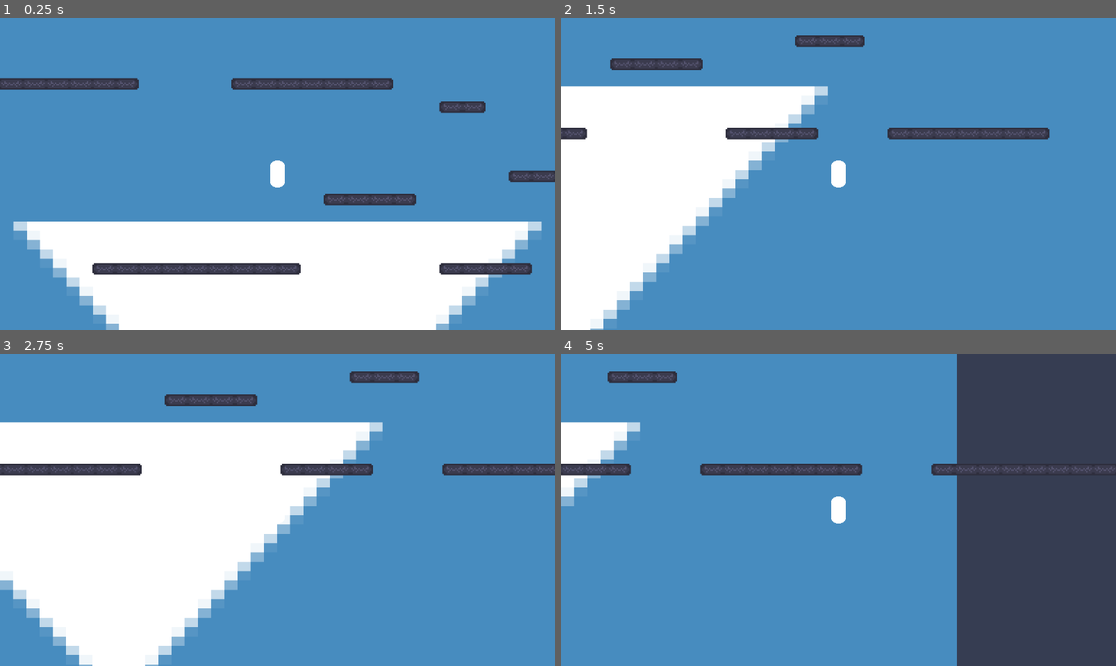
Above: before the commit, frames 1-4 (two rows, left to right).
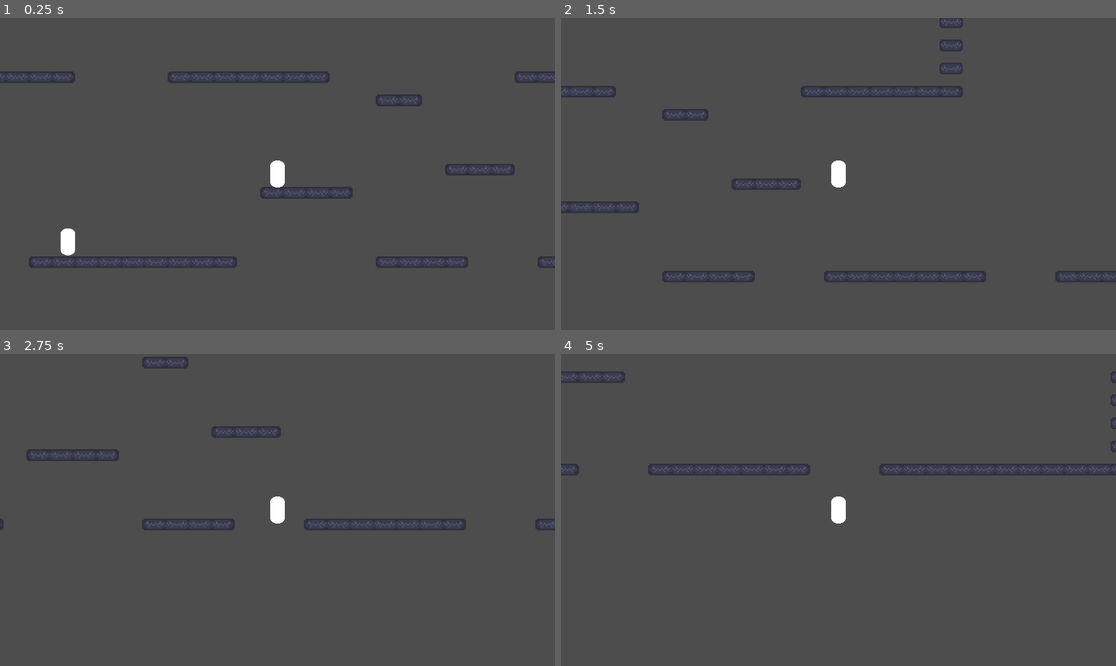
Above: after the commit, the same moments.

Repository: Gnoga05/BrackeysJamGame
Game: Godot game, scene res://Scenes/game_scene.tscn
The game is run twice, just before and just after one commit, with the same random seed, the same clock (stepped at 60 frames per second) and the same inputs. The engine's default icon, where the game draws it, is replaced by a stand-in: a white triangle on a blue panel in a dark square.
Inputs:
- Up to frame 1 (0.25 s): no input
- Up to frame 2 (1.5 s): hold D (right) from 0.53 s (still down); tap Space (jump) at 0.77 s
- Up to frame 3 (2.75 s): tap Space (jump) at 1.52 s; release D (right) at 2.03 s; hold A (left) from 2.03 s (still down)
- Up to frame 4 (5 s): release A (left) at 2.78 s; hold D (right) 2.78-4.28 s; tap Space (jump) at 3.02, 3.77, 4.52 s; hold A (left) from 4.28 s (still down)

The runs differ from the first frame. In frame 1, 96% of the frame differs, in the area x 0-100%, y 0-100%; in frame 2, 98%; in frame 3, 98%; in frame 4, 70%.

Commit message:
Enemy movement and player detection

Diff:
--- /dev/null
+++ b/game-brackeys-jam/Scenes/Characters/enemy.gd
@@ -0,0 +1,46 @@
+extends CharacterBody2D
+
+@export var speed: float = 80.0
+@export var pause_time: float = 1.5
+@export var damage: int = 10
+
+# Patrol bounds
+@export var min_x: float = 0.0
+@export var max_x: float = 200.0
+
+var direction: int = 1
+var is_paused: bool = false
+var pause_timer: float = 0.0
+
+@onready var ground_check: RayCast2D = $GroundCheck
+@onready var vision_area: Area2D = $VisionArea
+
+func _ready() -> void:
+	vision_area.body_entered.connect(_on_body_entered)
+
+func _physics_process(delta: float) -> void:
+	if is_paused:
+		pause_timer -= delta
+		if pause_timer <= 0.0:
+			is_paused = false
+			direction *= -1
+			vision_area.scale.x = direction
+		return
+
+	# Move
+	velocity.x = direction * speed
+	move_and_slide()
+
+	# Check patrol bounds
+	if (direction == 1 and global_position.x >= max_x) or (direction == -1 and global_position.x <= min_x):
+		_start_pause()
+
+func _start_pause() -> void:
+	is_paused = true
+	pause_timer = pause_time
+	velocity.x = 0
+
+
+func _on_body_entered(body: Node) -> void:
+	if body.is_in_group("Player"):
+		print("player found")
--- a/game-brackeys-jam/Scenes/Characters/enemy.tscn
+++ b/game-brackeys-jam/Scenes/Characters/enemy.tscn
@@ -1,3 +1,34 @@
-[gd_scene format=3 uid="uid://d4i5ukpt4mqw6"]
+[gd_scene load_steps=5 format=3 uid="uid://d4i5ukpt4mqw6"]
 
-[node name="Enemy" type="Node2D"]
+[ext_resource type="Script" uid="uid://e726fef5bs4k" path="res://Scenes/Characters/enemy.gd" id="1_lsx3x"]
+
+[sub_resource type="CapsuleMesh" id="CapsuleMesh_j51ow"]
+radius = 0.25
+height = 1.25
+
+[sub_resource type="CapsuleShape2D" id="CapsuleShape2D_lsx3x"]
+radius = 5.0
+height = 18.0
+
+[sub_resource type="RectangleShape2D" id="RectangleShape2D_b1c4r"]
+size = Vector2(146, 10)
+
+[node name="Enemy" type="CharacterBody2D"]
+script = ExtResource("1_lsx3x")
+
+[node name="Mesh" type="MeshInstance2D" parent="."]
+position = Vector2(-4.76837e-07, 2.38419e-06)
+scale = Vector2(20, 15)
+mesh = SubResource("CapsuleMesh_j51ow")
+
+[node name="Collider" type="CollisionShape2D" parent="."]
+shape = SubResource("CapsuleShape2D_lsx3x")
+
+[node name="VisionArea" type="Area2D" parent="."]
+
+[node name="CollisionShape2D" type="CollisionShape2D" parent="VisionArea"]
+position = Vector2(73, 0)
+shape = SubResource("RectangleShape2D_b1c4r")
+
+[node name="GroundCheck" type="RayCast2D" parent="."]
+target_position = Vector2(5, 14)
--- a/game-brackeys-jam/Scenes/Characters/player.tscn
+++ b/game-brackeys-jam/Scenes/Characters/player.tscn
@@ -13,7 +13,7 @@
 [sub_resource type="RectangleShape2D" id="RectangleShape2D_3etf2"]
 size = Vector2(28, 20)
 
-[node name="Player" type="CharacterBody2D"]
+[node name="Player" type="CharacterBody2D" groups=["Player"]]
 script = ExtResource("1_y0qk3")
 
 [node name="Mesh" type="MeshInstance2D" parent="."]
--- a/game-brackeys-jam/Scenes/Levels/level_1.tscn
+++ b/game-brackeys-jam/Scenes/Levels/level_1.tscn
@@ -28,6 +28,7 @@
 position = Vector2(-100, 54)
 
 [node name="TempBackground" type="MeshInstance2D" parent="."]
+visible = false
 position = Vector2(0, 72)
 scale = Vector2(1168.5, 825.5)
 mesh = SubResource("QuadMesh_4dpyx")
--- a/game-brackeys-jam/Scenes/game_scene.tscn
+++ b/game-brackeys-jam/Scenes/game_scene.tscn
@@ -1,6 +1,7 @@
-[gd_scene load_steps=3 format=3 uid="uid://ct2tvtqia7jpl"]
+[gd_scene load_steps=4 format=3 uid="uid://ct2tvtqia7jpl"]
 
 [ext_resource type="PackedScene" uid="uid://cu75qyperduxj" path="res://Scenes/Levels/level_1.tscn" id="1_x87qo"]
+[ext_resource type="PackedScene" uid="uid://d4i5ukpt4mqw6" path="res://Scenes/Characters/enemy.tscn" id="2_6h5vk"]
 [ext_resource type="PackedScene" uid="uid://dimwcchxbkrbq" path="res://Scenes/Characters/player.tscn" id="2_b6fju"]
 
 [node name="GameScene" type="Node2D"]
@@ -13,4 +14,10 @@
 
 [node name="Enemies" type="Node" parent="."]
 
+[node name="Enemy" parent="Enemies" instance=ExtResource("2_6h5vk")]
+position = Vector2(-121, 78)
+min_x = -125.0
+max_x = 0.0
+
 [node name="Player" parent="." instance=ExtResource("2_b6fju")]
+position = Vector2(44, 20)
Not shown, added: game-brackeys-jam/Scenes/Characters/enemy.gd.uid
